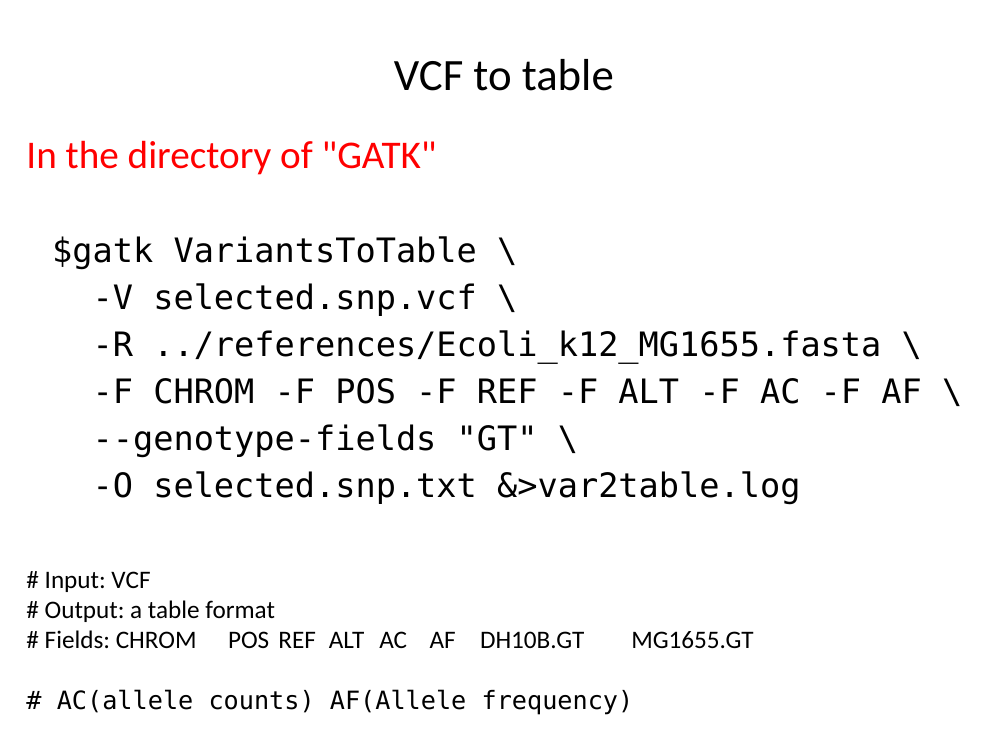
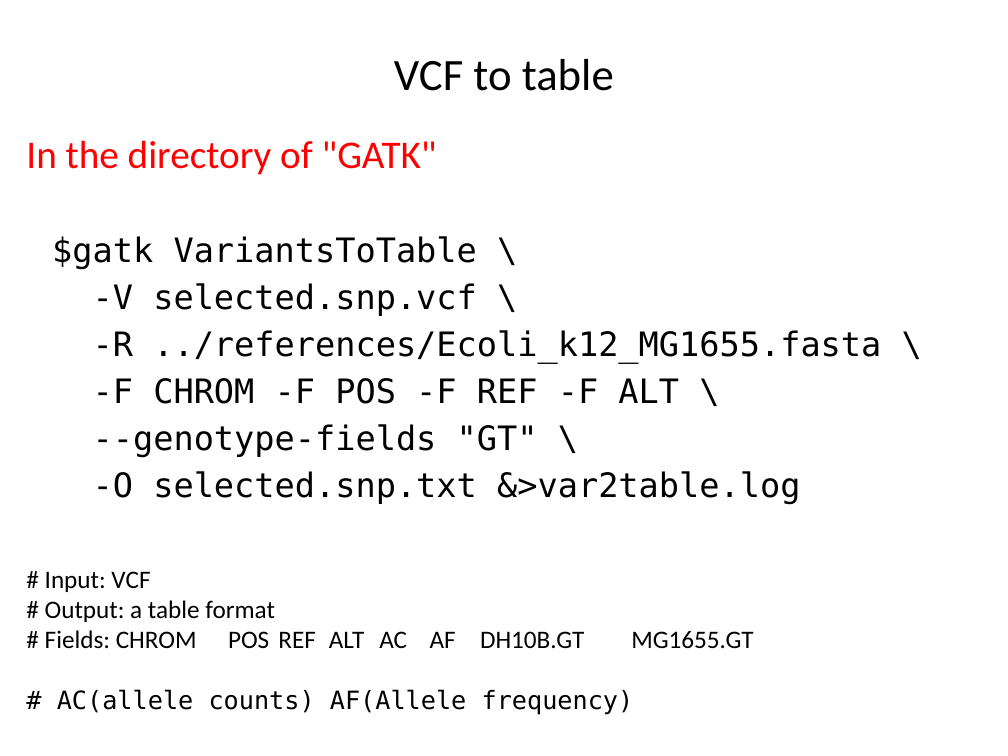
Before and after one commit to liu3zhenlab/teaching, a slide deck: slide 12 of PLPTH813Bioinformatis/2021/labs/lab06_variants.pptx. Drawn at 1008x756 pixels with LibreOffice and Linux fonts; fonts in the diff are those of the drawing. Boxes give left, top, right and bottom in pixels: in the first picture for what was removed or moved away, otherwise in the second. Text is boxed around its words. In the diff, an @@ line names an element or a change of style, - is before the commit and + after.

```diff
--- a/PLPTH813Bioinformatis/2021/labs/lab06_variants.pptx
+++ b/PLPTH813Bioinformatis/2021/labs/lab06_variants.pptx
@@ text at box(93, 378, 679, 404): text changed @@
--F CHROM -F POS -F REF -F ALT -F AC -F AF \
+-F CHROM -F POS -F REF -F ALT \
```
Also in this commit, not shown: 3 other slides changed.
